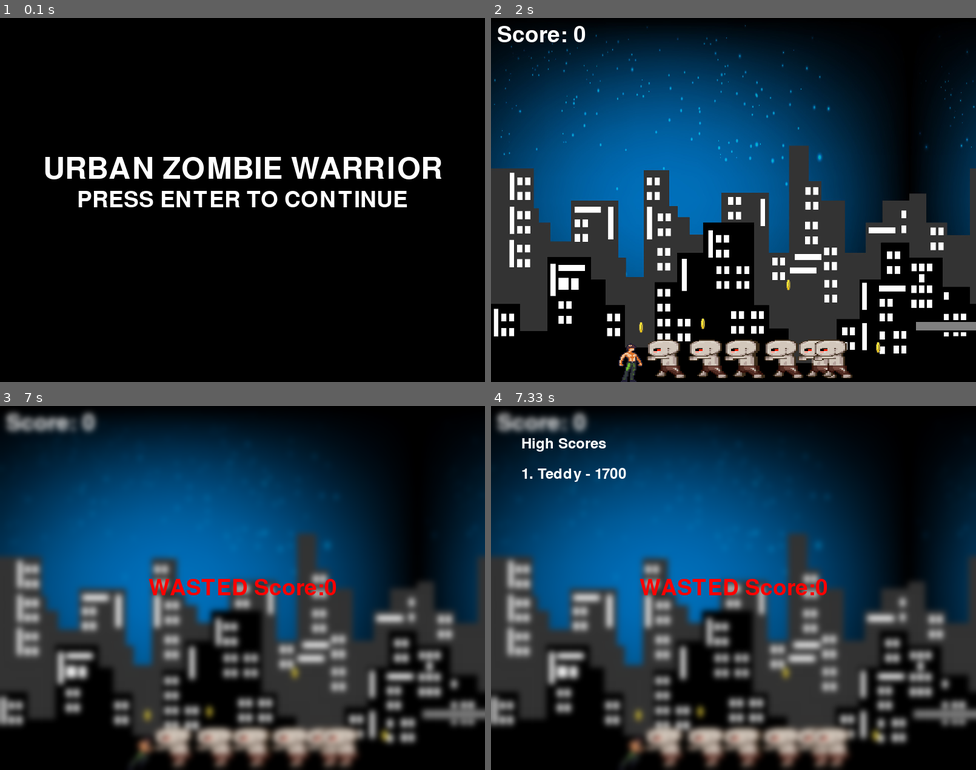
Above: before the commit, frames 1-4 (two rows, left to right).
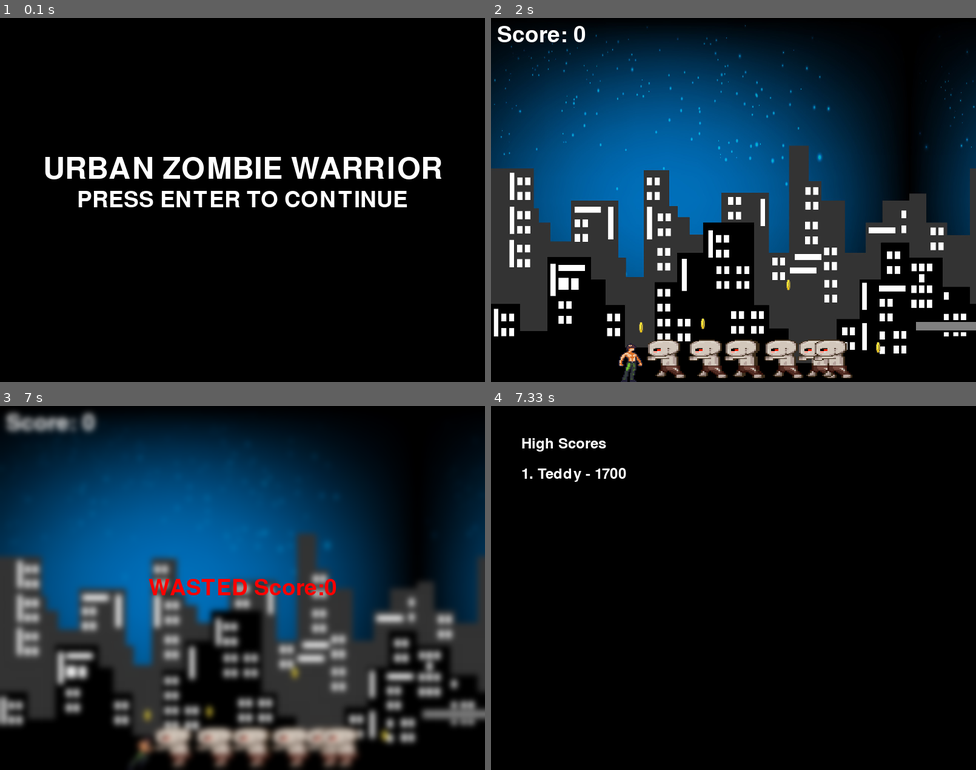
Above: after the commit, the same moments.

Repository: teddyvere/SuperPy.Game
Game: pygame game, started from main.py
The game is run twice, just before and just after one commit, with the same random seed, the same clock (stepped at 60 frames per second) and the same inputs.
Inputs:
- Up to frame 1 (0.1 s): no input
- Up to frame 2 (2 s): tap Enter at 0.33 s; hold D 0.67-1.13 s; hold W 1.22-1.52 s; hold D from 1.55 s (still down)
- Up to frame 3 (7 s): release D at 2.02 s
- Up to frame 4 (7.33 s): no input

Frames 1-3 are identical in both runs. In frame 4, 75% of the frame differs, in the area x 0-100%, y 1-100%.

Commit message:
attempt to show highscores

Diff:
--- a/Game/__init__.py
+++ b/Game/__init__.py
@@ -4,7 +4,7 @@
 import numpy as np
 import pygame
 import scipy
-from . Config import BACKGROUND_WIDTH, FPS, GREEN, RED, WHITE, SCREEN_HEIGHT, SCREEN_WIDTH
+from . Config import BACKGROUND_WIDTH, BLACK, FPS, GREEN, RED, WHITE, SCREEN_HEIGHT, SCREEN_WIDTH
 from . Sprites import Score, Player, Zombie, Coin, Platform
 
 pygame.init()
@@ -360,6 +360,10 @@
 
         pygame.time.wait(5000)  # Display the message for 2 seconds
 
+        # Clear the screen
+        self.screen.fill(BLACK)
+        pygame.display.flip()
+
         self.display_highscores()
 
         pygame.time.wait(5000)  # Display the highscores for 2 seconds
